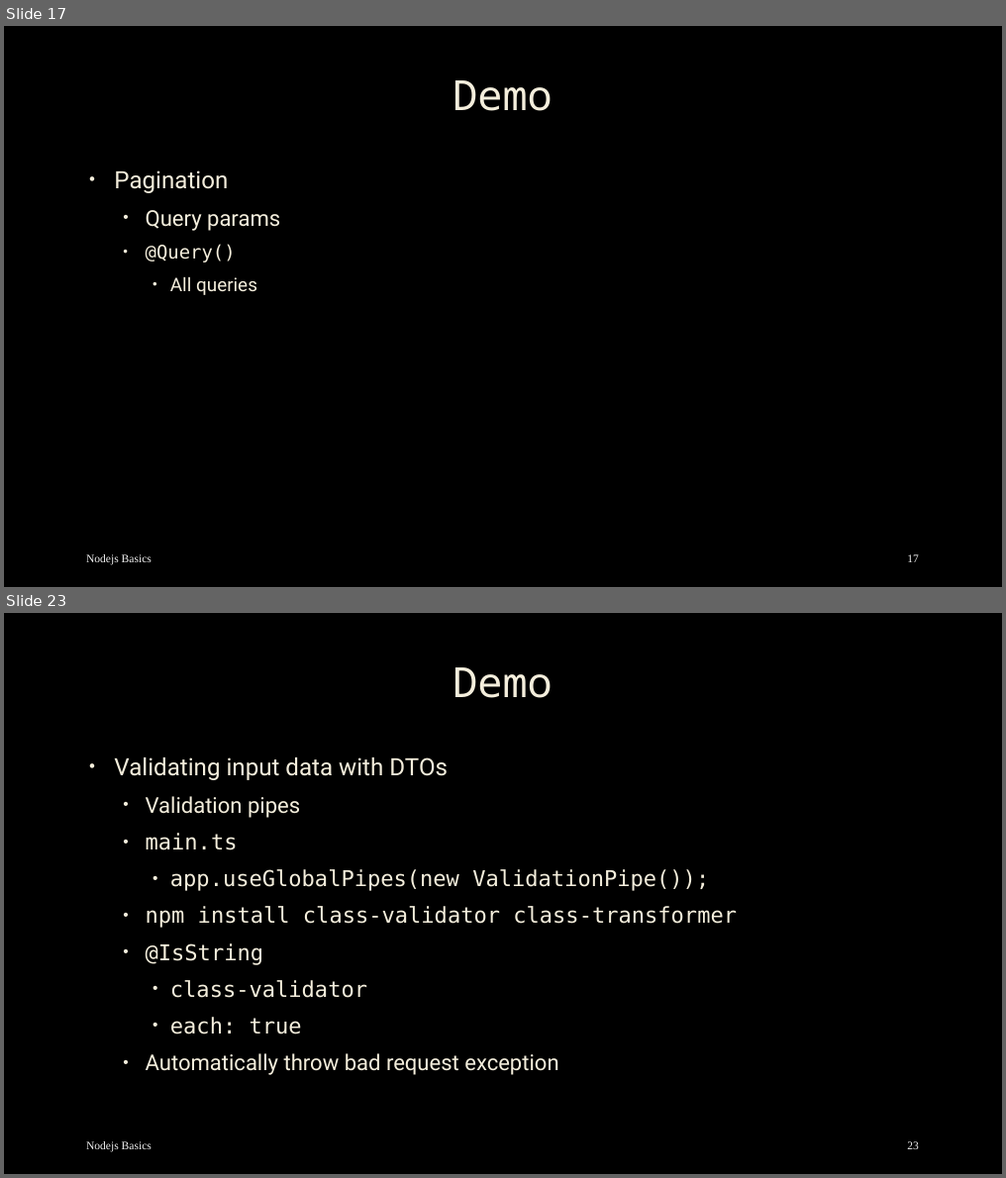
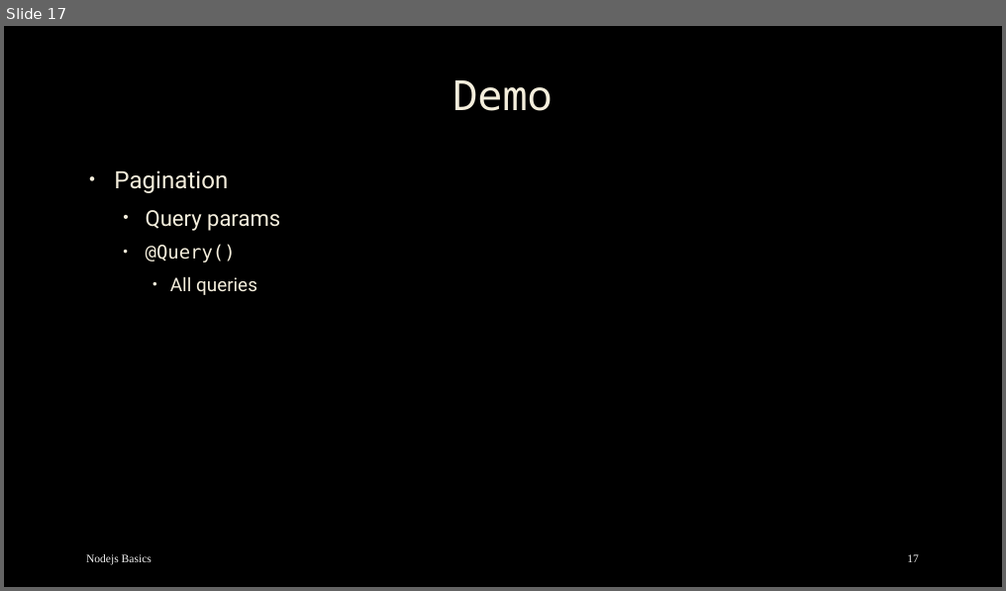
Before and after one commit to mostafa8026/nestjs-course, a slide deck: nestjs/nestjs-01.pptx. Shown one above the other, each under a label of ours: slides 17 and 23 before the commit, slide 17 after it; the slides between them are not shown. The pictures are 1006x1178 and 1006x591 pixels, drawn with LibreOffice and Linux fonts; fonts in the diff are those of the drawing; background and template pictures are left out. Boxes give left, top, right and bottom in pixels: in the first picture for what was removed or moved away, otherwise in the second. Text is boxed around its words. In the diff, an @@ line names an element or a change of style, - is before the commit and + after.

```diff
--- a/nestjs/nestjs-01.pptx
+++ b/nestjs/nestjs-01.pptx
@@ slide 23 removed at (4,613,1002,1174), background picture (left out) @@
@@ title removed at (452,667,552,698) @@
-Demo
@@ text removed at (114,758,737,1075) @@
-• Validating input data with DTOs
-  • Validation pipes
-  • main.ts
-    • app.useGlobalPipes(new ValidationPipe());
-  • npm install class-validator class-transformer
-  • @IsString
-    • class-validator
-    • each: true
-  • Automatically throw bad request exception
@@ text removed at (86,1142,152,1153) @@
-Nodejs Basics
@@ page number removed at (907,1142,919,1150) @@
-23
```
Also in this commit, not shown: 9 other slides removed, 36 other files.
